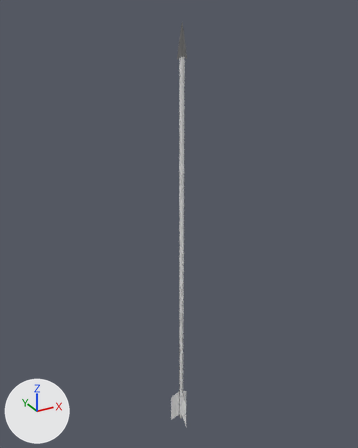
The FBX model Assets/Models/Tools/arrow_iron.fbx, before and after one commit.
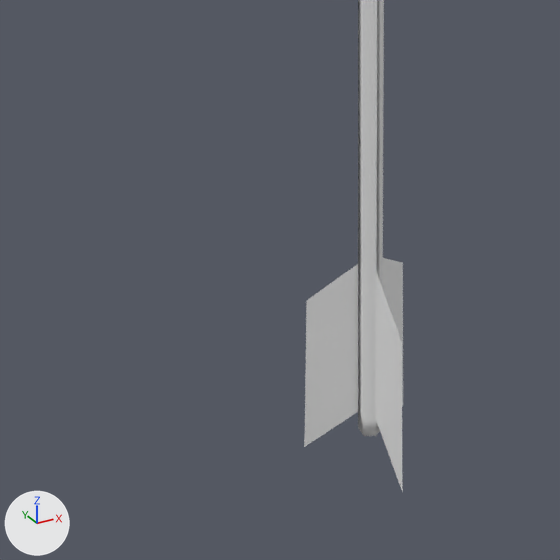
Old and new are each drawn whole from a 50 mm camera at (-1.85, -3.31, 3.77) aimed at (0.02, 0.09, 2.07) and again close up on the part from 35% to 59% of the width and 78% to 98% of the height. Arrows for +X, +Y and +Z are at lower left; the lights stay in place. Where no turn or scale is listed for an object, it has been applied to the vertices.

Names of what the first close-up shows: 'ArrowIron'.
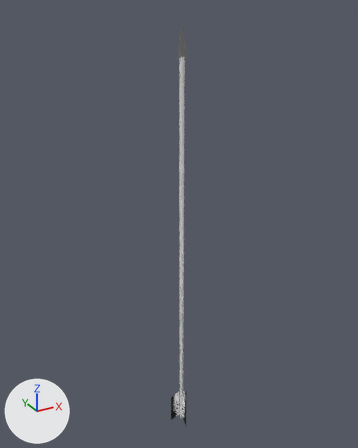
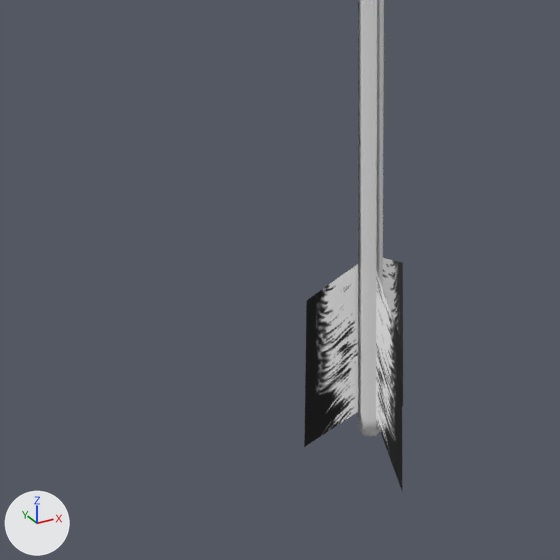
Location of each change, (x1, y1, x2, y2) in pixels of the close-ups (560 x 560 px):
'ArrowIron', surface changed: (304, 257, 403, 490) in both
part 1 of me_cylinder_015, surface changed: (304, 258, 403, 490) in both

What changed in the scene script:
```text
Add img_feather_png:
    img_feather_png = load_image('feather.png', '../../Textures/Props/feather.png', 256, 256, 'sRGB')
Change mat_feather:
    remove mat_feather.base_color = (0.8, 0.8, 0.8)  # white #e7e7e7
    add mat_feather.texture = img_feather_png
Change me_cylinder_015:
    where me_cylinder_015.from_pydata(...)  # 55 vertices, 49 faces; spans x -0.09..0.09, y -0.1..0.05, z -0.04..3.68
    used by ob_arrowiron; location = (0.0, 0.0, 0.0)
    me_cylinder_015 part 1: texture (UV) coordinates of 3 of 49 faces, centred in x -0.05..0.05, y -0.06..0.03, z 0.14, changed; they spanned u 0.04..0.3, v 0.04..0.96 and now span u 0.17..0.95, v 0.18..0.7
```
